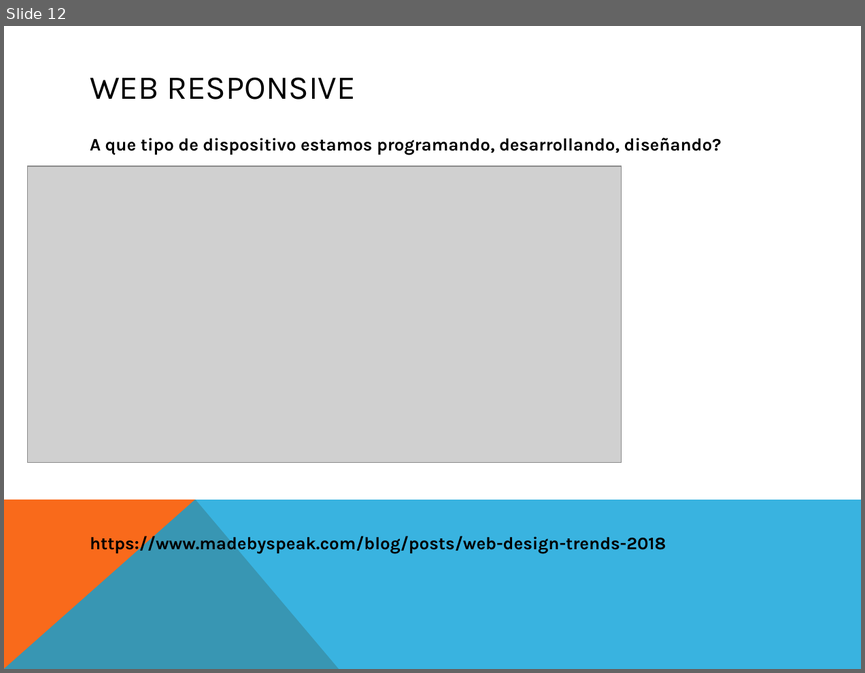
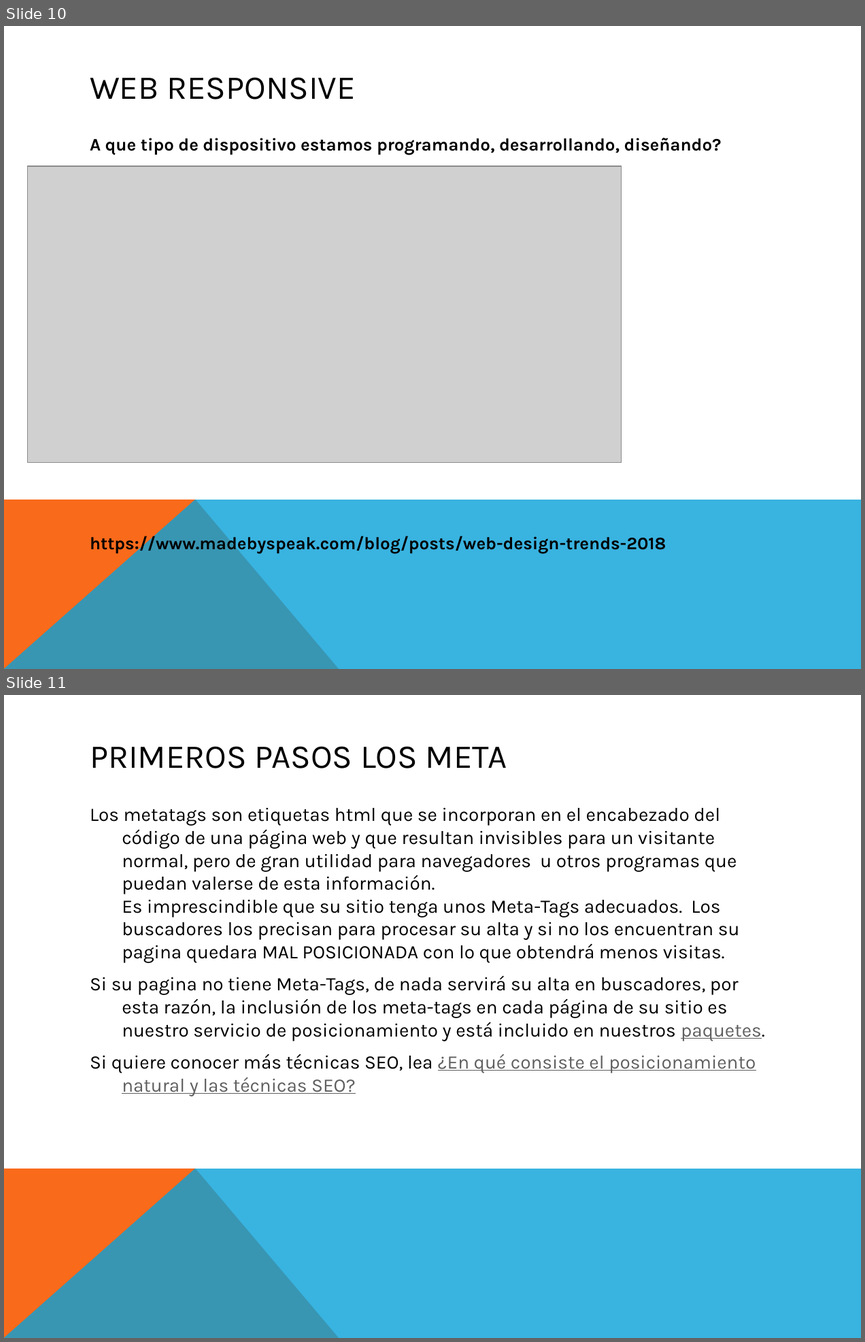
Before and after one commit to codigo-code/fullstack, a slide deck: De 0 a full stack!.pptx. Shown one above the other, each under a label of ours: slide 12 before the commit, slides 10 and 11 after it. The pictures are 865x673 and 865x1342 pixels, drawn with LibreOffice and Linux fonts; fonts in the diff are those of the drawing; grey boxes stand for pictures. Boxes give left, top, right and bottom in pixels: in the first picture for what was removed or moved away, otherwise in the second. Text is boxed around its words. In the diff, an @@ line names an element or a change of style, - is before the commit and + after.

```diff
--- a/De 0 a full stack!.pptx
+++ b/De 0 a full stack!.pptx
@@ slide 11 added at (4, 695, 861, 1338), background #FFFFFF; not listed: 2 template elements that a slide beside it also shows @@
@@ title added at (90, 746, 507, 768), 28 pt, text #000000 @@
+PRIMEROS PASOS LOS META
@@ text added at (90, 807, 765, 1096), 16 pt, text #000000 @@
+Los metatags son etiquetas html que se incorporan en el encabezado del código de una página web y que resultan invisibles para un visitante normal, pero de gran utilidad para navegadores u otros programas que puedan valerse de esta información.
+Es imprescindible que su sitio tenga unos Meta-Tags adecuados. Los buscadores los precisan para procesar su alta y si no los encuentran su pagina quedara MAL POSICIONADA con lo que obtendrá menos visitas.
+Si su pagina no tiene Meta-Tags, de nada servirá su alta en buscadores, por esta razón, la inclusión de los meta-tags en cada página de su sitio es nuestro servicio de posicionamiento y está incluido en nuestros paquetes.
+Si quiere conocer más técnicas SEO, lea ¿En qué consiste el posicionamiento natural y las técnicas SEO?
@@ what was slide 12 is now slide 10 @@
```
Also in this commit, not shown: 1 other slide added.
